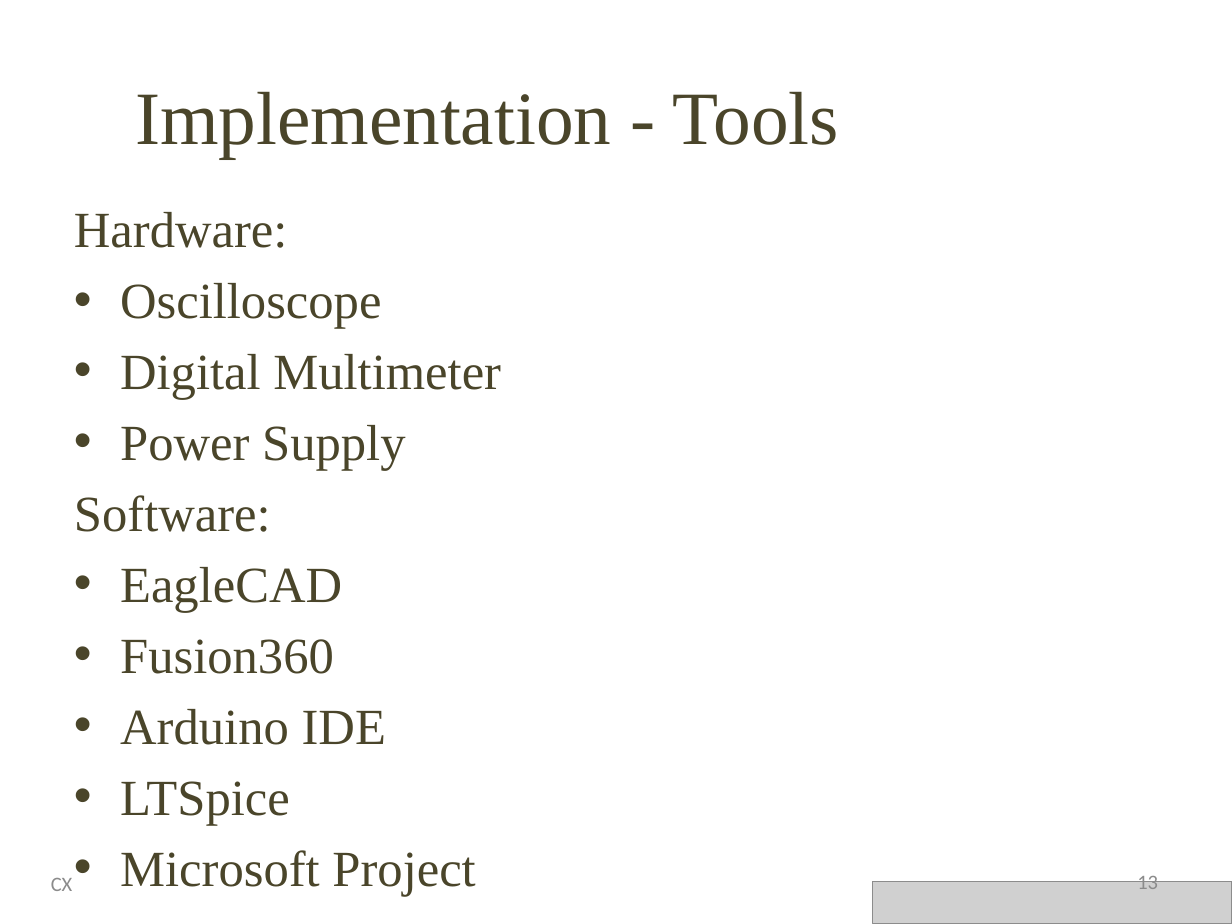
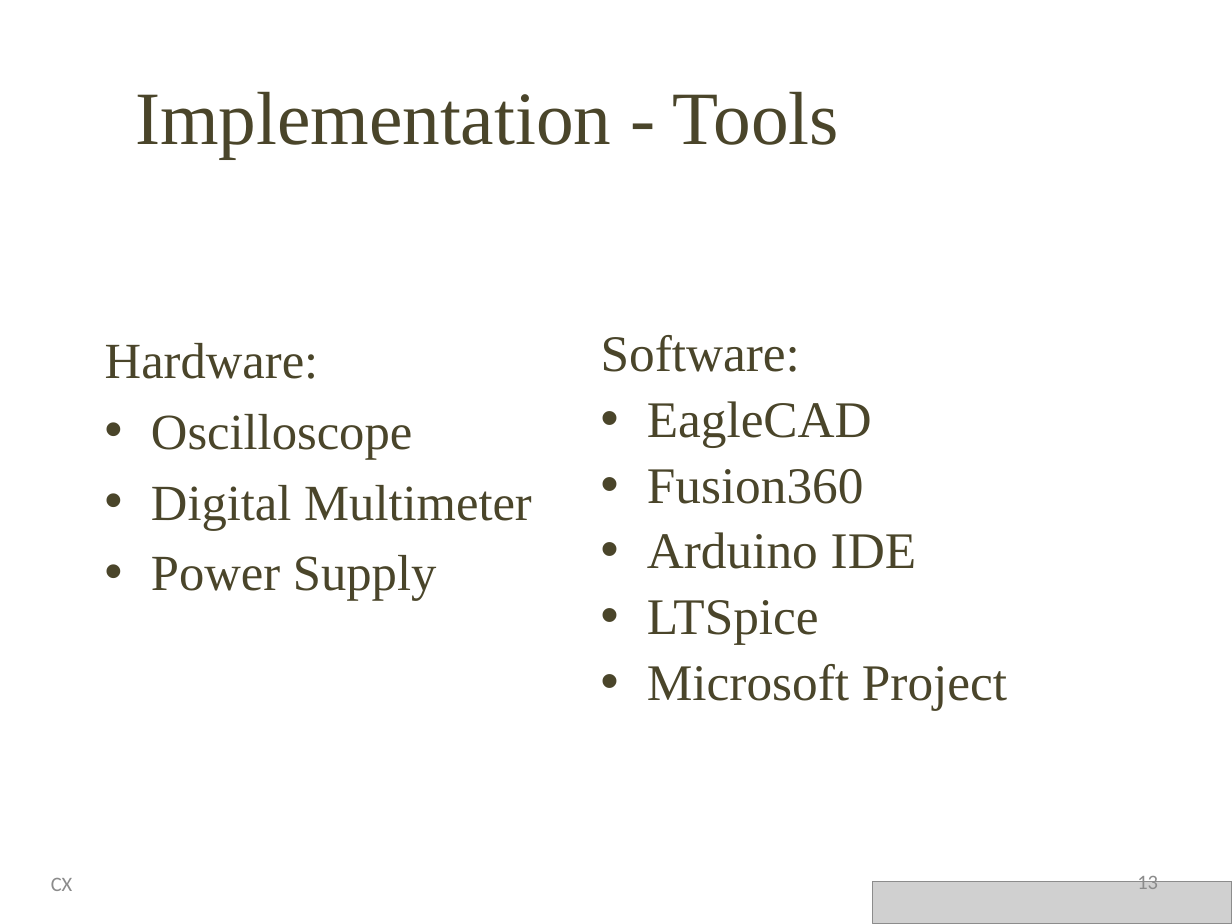
Before and after one commit to Stevie-Nicks-and-the-Xaybanha-Zhous/SelectiveBirdFeeder, a slide deck: slide 13 of Smart_Bird_Feeder_Presentation.pptx. Drawn at 1232x924 pixels with LibreOffice and Linux fonts; fonts in the diff are those of the drawing; grey boxes stand for pictures; background and template pictures are left out. Boxes give left, top, right and bottom in pixels: in the first picture for what was removed or moved away, otherwise in the second. Text is boxed around its words. In the diff, an @@ line names an element or a change of style, - is before the commit and + after.

```diff
--- a/Smart_Bird_Feeder_Presentation.pptx
+++ b/Smart_Bird_Feeder_Presentation.pptx
@@ text "Hardware:": place and size @@
-text "Hardware:" at <box>74,212,501,896</box>
+text "Hardware:" at <box>105,343,532,601</box>
@@ text added at <box>601,335,1007,711</box>, 30 pt, text #4A452A @@
+Software:
+• EagleCAD
+• Fusion360
+• Arduino IDE
+• LTSpice
+• Microsoft Project
@@ text at <box>74,495,475,896</box>: paragraphs removed @@
-Software:
-• EagleCAD
-• Fusion360
-• Arduino IDE
-• LTSpice
-• Microsoft Project
```
Also in this commit, not shown: 3 other slides changed.
